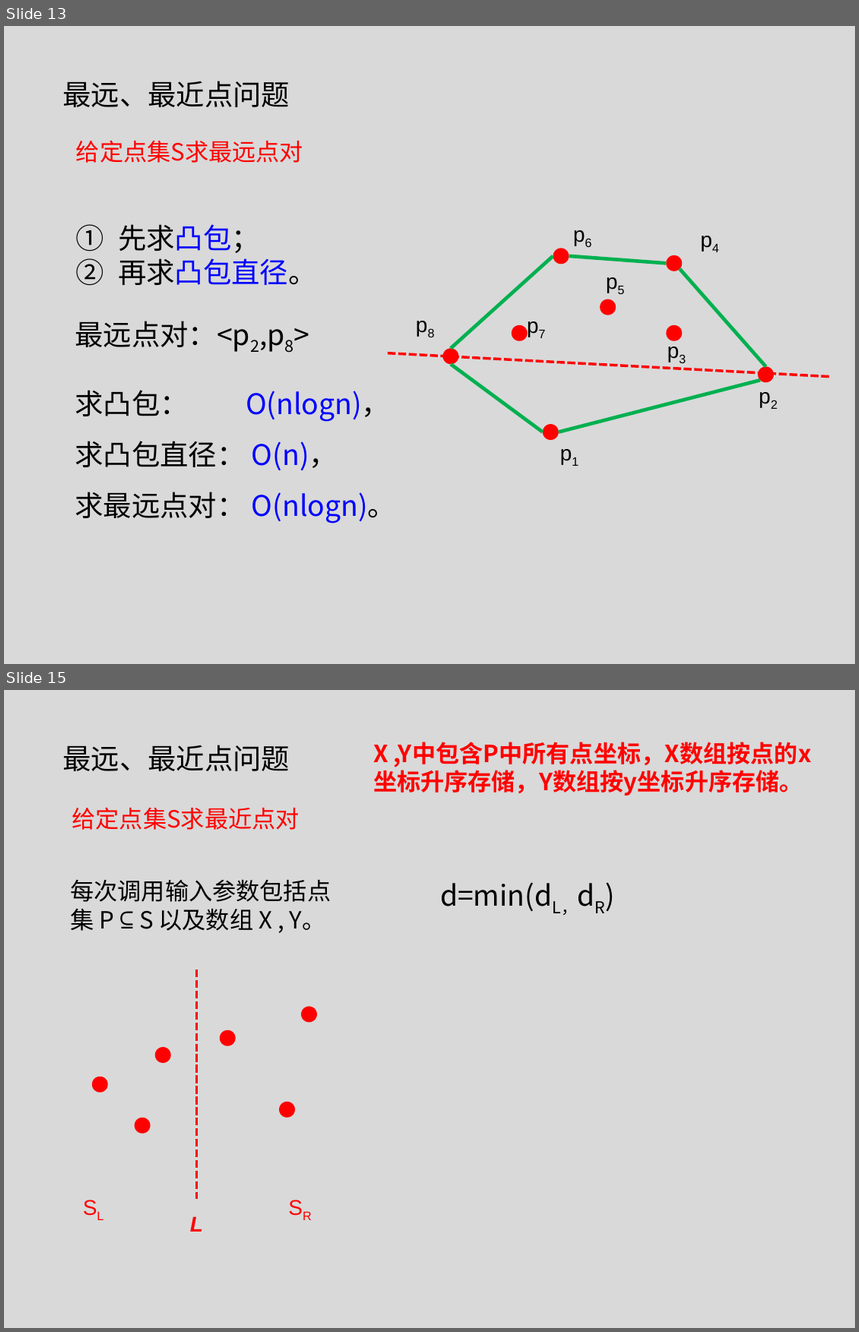
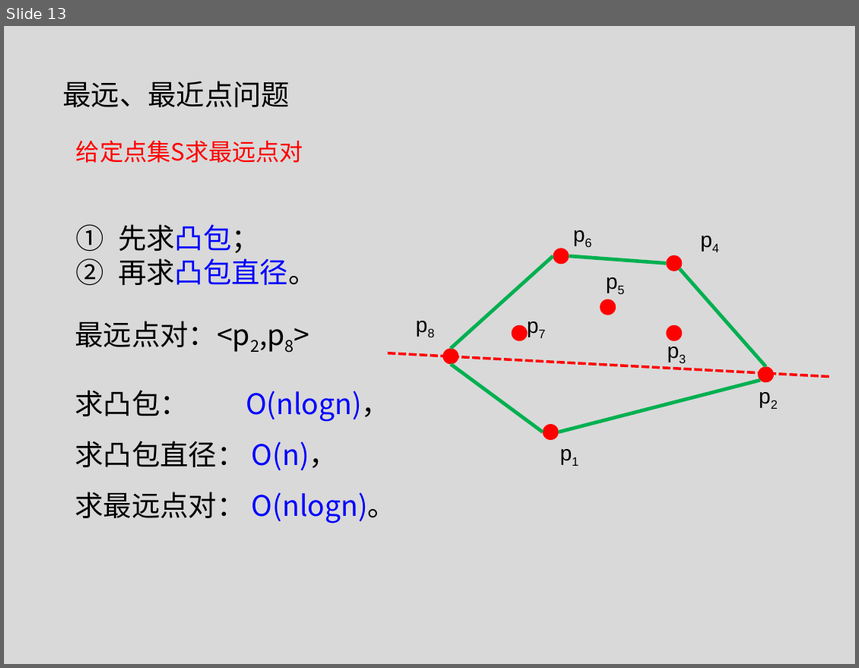
Before and after one commit to tianzhuwei/PPT, a slide deck: 第二讲快排+计算几何.pptx. Shown one above the other, each under a label of ours: slides 13 and 15 before the commit, slide 13 after it; the slides between them are not shown. The pictures are 859x1332 and 859x668 pixels, drawn with LibreOffice and Linux fonts; fonts in the diff are those of the drawing. Boxes give left, top, right and bottom in pixels: in the first picture for what was removed or moved away, otherwise in the second. Text is boxed around its words. In the diff, an @@ line names an element or a change of style, - is before the commit and + after.

```diff
--- a/第二讲快排+计算几何.pptx
+++ b/第二讲快排+计算几何.pptx
@@ slide 15 removed at (4, 690, 855, 1328), background #D9D9D9 @@
@@ text removed at (63, 745, 291, 771) @@
-最远、最近点问题
@@ text removed at (373, 742, 812, 796) @@
-X ,Y中包含P中所有点坐标，X数组按点的x坐标升序存储，Y数组按y坐标升序存储。
@@ text removed at (72, 807, 300, 830) @@
-给定点集S求最近点对
@@ text removed at (70, 880, 331, 931) @@
-每次调用输入参数包括点集 P ⊆ S 以及数组 X , Y。
@@ text removed at (440, 882, 552, 911) @@
-d=min(dL，dR)
@@ group removed at (91, 1007, 317, 1135): 6 ellipses @@
@@ group removed at (75, 970, 322, 1232): 3 texts, 1 line @@
-L
-SL
-SR
```
Also in this commit, not shown: 1 slide changed, 1 slide added.
